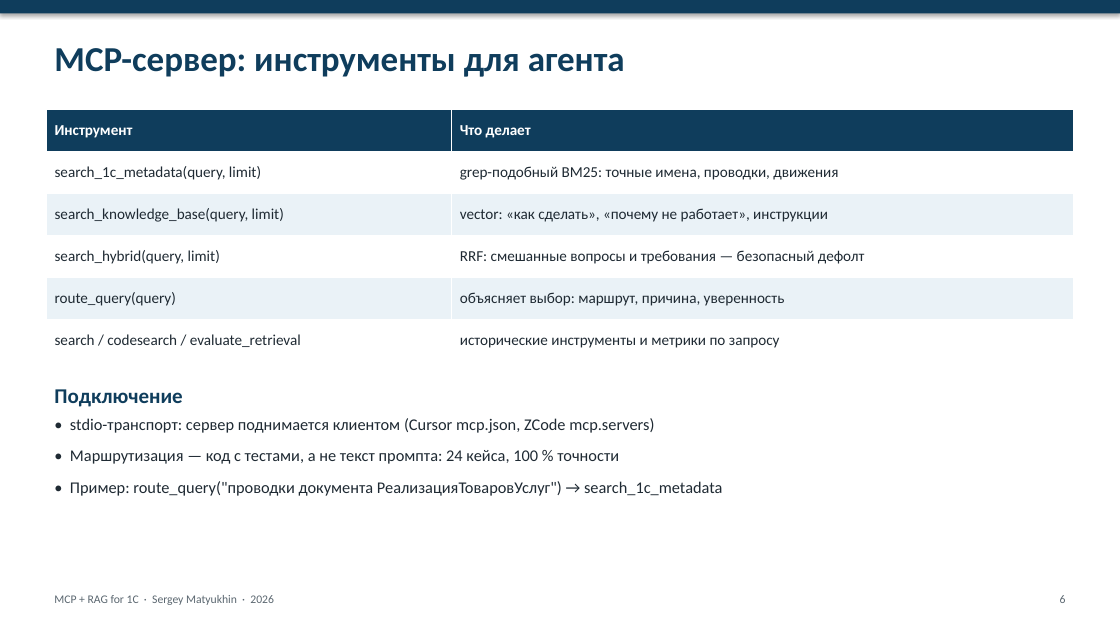
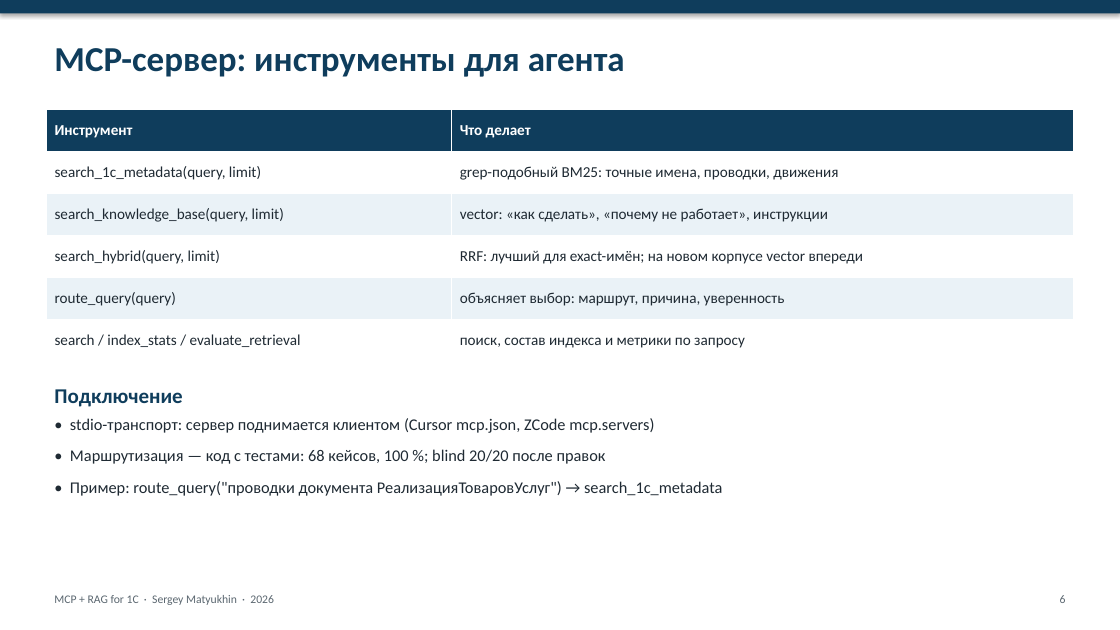
Before and after one commit to Smaturus/1c-mcp-rag-search, a slide deck: slide 6 of docs/presentation/1c-mcp-rag-search-slides.pptx. Drawn at 1120x630 pixels with LibreOffice and Linux fonts; fonts in the diff are those of the drawing. Boxes give left, top, right and bottom in pixels: in the first picture for what was removed or moved away, otherwise in the second. Text is boxed around its words. In the diff, an @@ line names an element or a change of style, - is before the commit and + after.

Commit message:
docs(presentation): refresh deck with the current corpus results
Numbers now reflect the rebuilt corpus and the measured shift: 179 586 chunks, vector nDCG@10 0.339 +/- 0.023, hybrid 0.301 +/- 0.017, reranker 0.117; routing 68 cases + 20-case blind set; metadata BM25 99.7%. Adds ADR 0008/0009 to the decision slide and updates the roadmap.

```diff
--- a/docs/presentation/1c-mcp-rag-search-slides.pptx
+++ b/docs/presentation/1c-mcp-rag-search-slides.pptx
@@ table at [46,109,1074,361] @@
-row 4, column 2: RRF: смешанные вопросы и требования — безопасный дефолт
+row 4, column 2: RRF: лучший для exact-имён; на новом корпусе vector впереди
-row 6, column 1: search / codesearch / evaluate_retrieval
+row 6, column 1: search / index_stats / evaluate_retrieval
-row 6, column 2: исторические инструменты и метрики по запросу
+row 6, column 2: поиск, состав индекса и метрики по запросу
@@ text at [70,449,606,464]: text changed @@
-• Маршрутизация — код с тестами, а не текст промпта: 24 кейса, 100 % точности
+• Маршрутизация — код с тестами: 68 кейсов, 100 %; blind 20/20 после правок
```
Also in this commit, not shown: 9 other slides changed, 1 other file.
